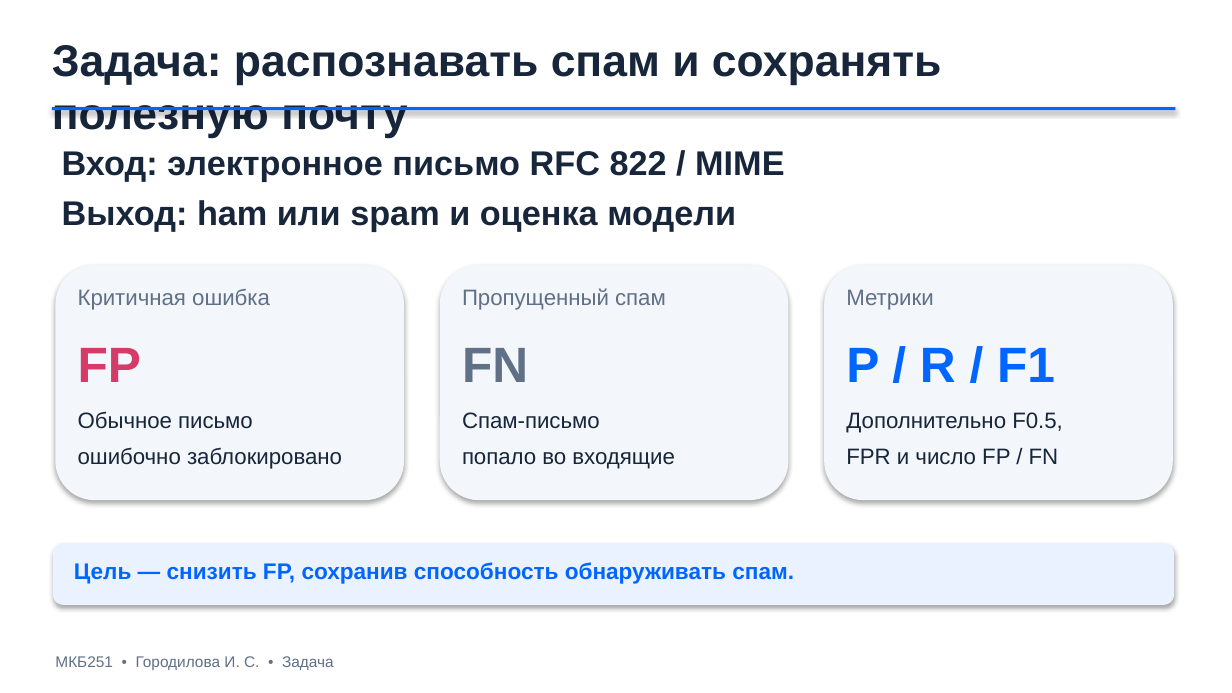
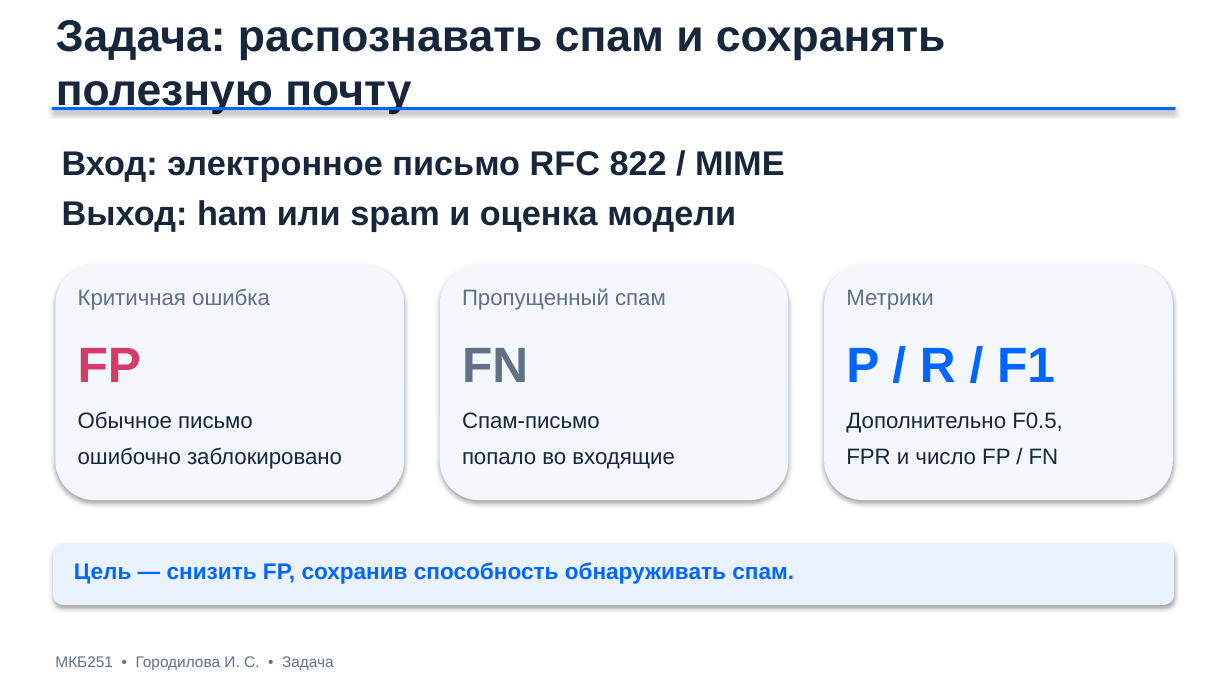
Before and after one commit to city-cyber/ML_Cyber, a slide deck: slide 2 of Городилова Ирина Сергеевна МКБ251 Итоговое задание.pptx (slide 3 before the commit). Drawn at 1232x693 pixels with LibreOffice and Linux fonts; fonts in the diff are those of the drawing. Boxes give left, top, right and bottom in pixels: in the first picture for what was removed or moved away, otherwise in the second. Text is boxed around its words. In the diff, an @@ line names an element or a change of style, - is before the commit and + after.

```diff
--- a/Городилова Ирина Сергеевна МКБ251 Итоговое задание.pptx
+++ b/Городилова Ирина Сергеевна МКБ251 Итоговое задание.pptx
@@ text "Задача: распознавать спам и сохранять ...": place and size @@
-text "Задача: распознавать спам и сохранять ..." at (52,45,941,139)
+text "Задача: распознавать спам и сохранять ..." at (56,20,945,114)
```
Also in this commit, not shown: 4 other slides changed.
